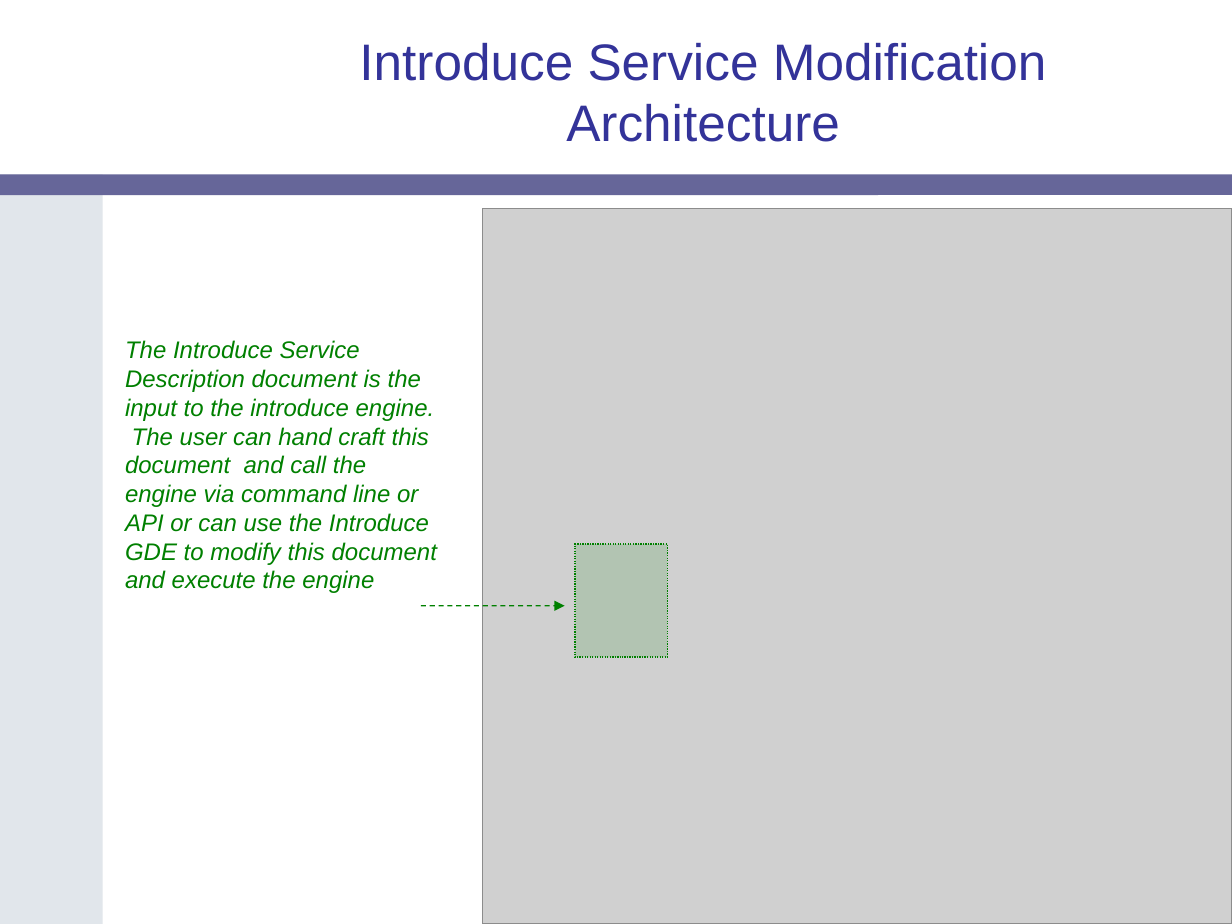
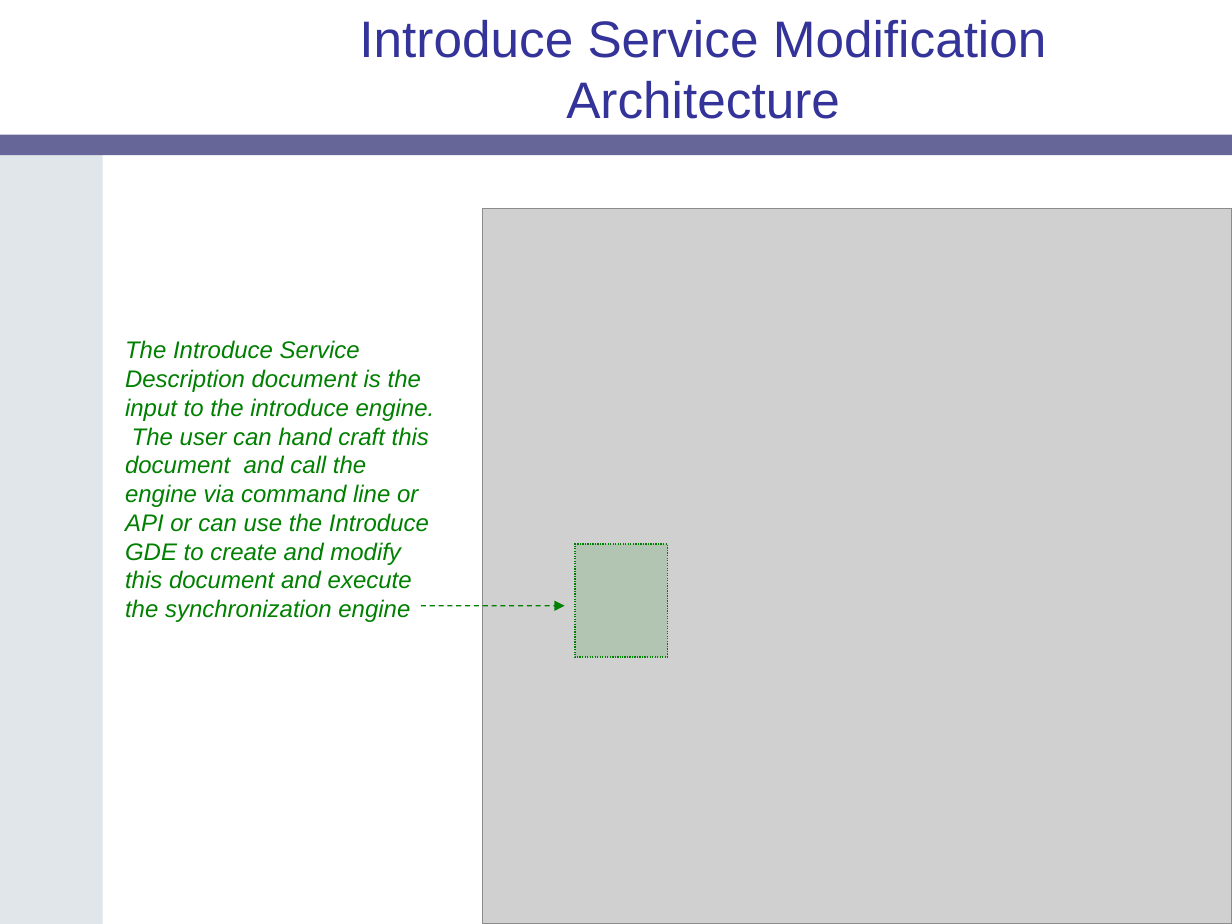
Before and after one commit to NCIP/cagrid-docs, a slide deck: slide 10 of presentations/introduce/Introduce-OGF19.ppt. Drawn at 1232x924 pixels with LibreOffice and Linux fonts; fonts in the diff are those of the drawing; grey boxes stand for pictures; background and template pictures are left out. Boxes give left, top, right and bottom in pixels: in the first picture for what was removed or moved away, otherwise in the second. Text is boxed around its words. In the diff, an @@ line names an element or a change of style, - is before the commit and + after.

```diff
--- a/presentations/introduce/Introduce-OGF19.ppt
+++ b/presentations/introduce/Introduce-OGF19.ppt
@@ title "Introduce Service Modification Architecture": place and size @@
-title "Introduce Service Modification Architecture" at [359,43,1047,142]
+title "Introduce Service Modification Architecture" at [359,20,1047,119]
@@ rounded rectangle: place and size @@
-rounded rectangle at [0,175,1232,196]
+rounded rectangle at [0,134,1232,155]
@@ freeform shape: place and size @@
-freeform shape at [0,175,102,924]
+freeform shape at [0,154,102,924]
@@ text at [125,340,435,622]: text changed @@
-The Introduce Service Description document is the input to the introduce engine. The user can hand craft this document and call the engine via command line or API or can use the Introduce GDE to modify this document and execute the engine
+The Introduce Service Description document is the input to the introduce engine. The user can hand craft this document and call the engine via command line or API or can use the Introduce GDE to create and modify this document and execute the synchronization engine
```
Also in this commit, not shown: 20 other slides changed.
